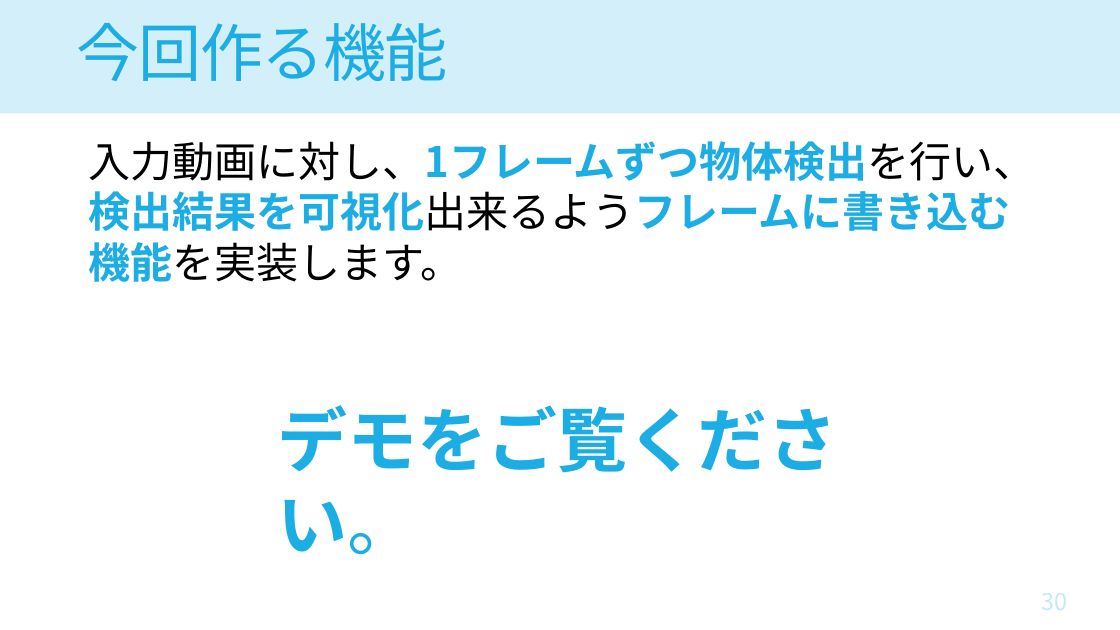
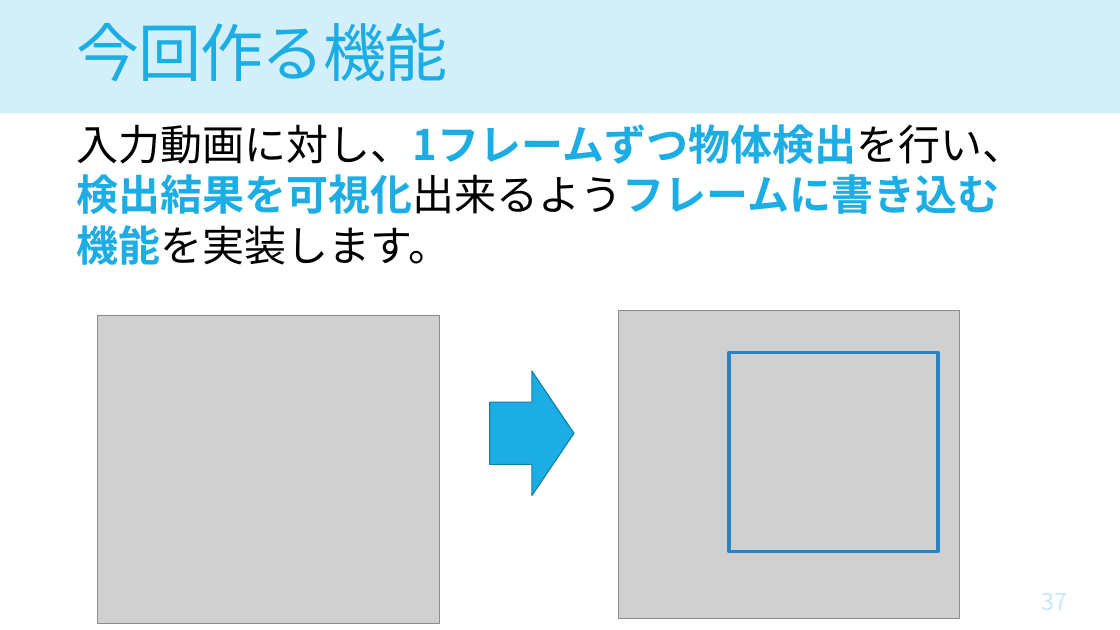
Before and after one commit to houkiboshiComet/Object-Detector-Hands-On, a slide deck: slide 37 of doc/CV_DNN_Hands-On2.pptx (slide 30 before the commit). Drawn at 1120x630 pixels with LibreOffice and Linux fonts; fonts in the diff are those of the drawing; grey boxes stand for pictures. Boxes give left, top, right and bottom in pixels: in the first picture for what was removed or moved away, otherwise in the second. Text is boxed around its words. In the diff, an @@ line names an element or a change of style, - is before the commit and + after.

```diff
--- a/doc/CV_DNN_Hands-On2.pptx
+++ b/doc/CV_DNN_Hands-On2.pptx
@@ text "入力動画に対し、1フレームずつ物体検出を行い、": place and size @@
-text "入力動画に対し、1フレームずつ物体検出を行い、" at (88, 141, 1036, 282)
+text "入力動画に対し、1フレームずつ物体検出を行い、" at (77, 124, 1025, 265)
@@ picture added at (97, 315, 439, 623) @@
@@ picture added at (618, 310, 960, 618) @@
@@ rectangle added at (729, 353, 939, 552), outline #2683C6 3 pt @@
@@ right arrow added at (490, 371, 574, 496), fill #1CADE4, outline #1580A9 1 pt @@
@@ text removed at (277, 405, 837, 555) @@
-デモをご覧ください。
```
Also in this commit, not shown: 22 other slides changed, 8 slides added, 5 slides removed.
